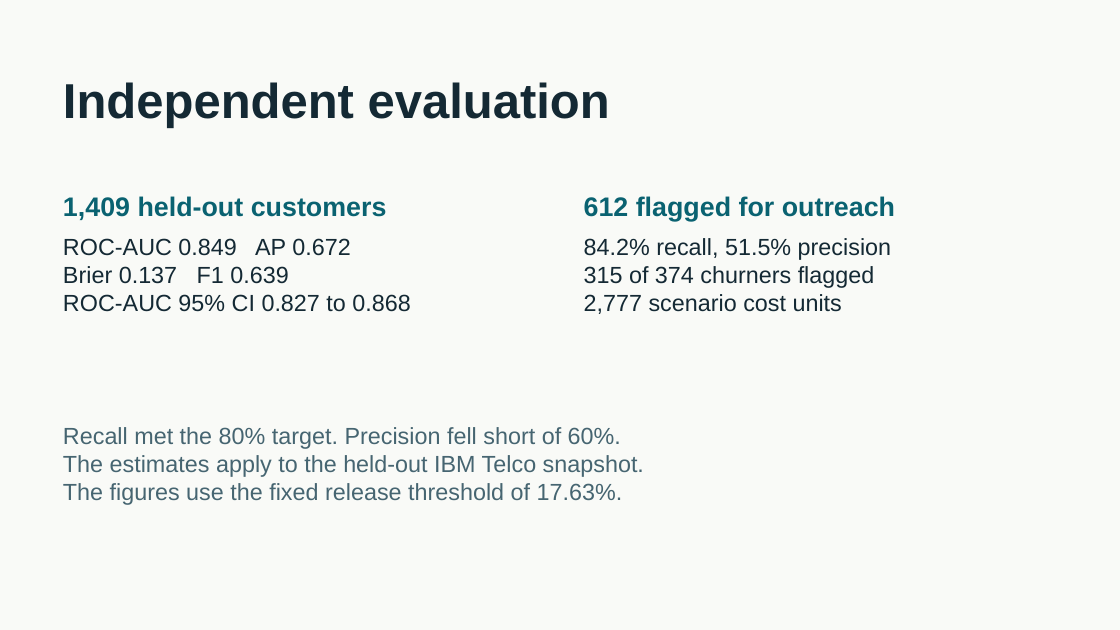
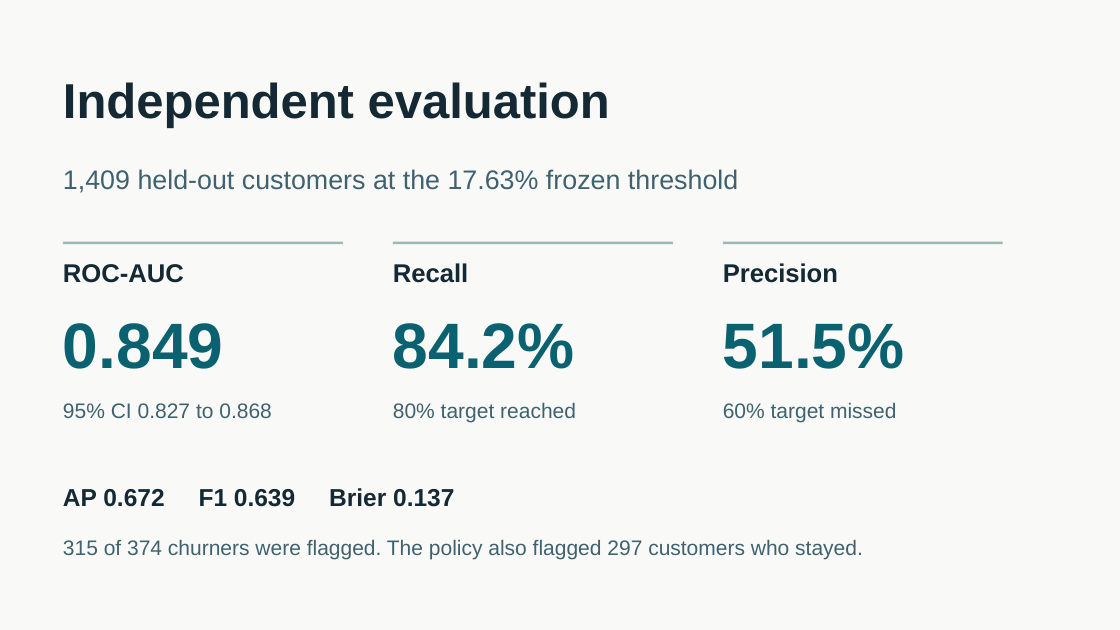
Before and after one commit to feras17009-stack/customer-churn-group-6, a slide deck: slide 6 of reports/churn_project_pitch.pptx. Drawn at 1120x630 pixels with LibreOffice and Linux fonts; fonts in the diff are those of the drawing. Boxes give left, top, right and bottom in pixels: in the first picture for what was removed or moved away, otherwise in the second. Text is boxed around its words. In the diff, an @@ line names an element or a change of style, - is before the commit and + after.

Commit message:
Apply final review to churn report and pitch

```diff
--- a/reports/churn_project_pitch.pptx
+++ b/reports/churn_project_pitch.pptx
@@ text at bbox=[63, 169, 738, 193]: text changed; text colour #0A6271 to #406170; bold off @@
-1,409 held-out customers
+1,409 held-out customers at the 17.63% frozen threshold
@@ text removed at bbox=[584, 196, 895, 221] @@
-612 flagged for outreach
@@ text removed at bbox=[63, 238, 410, 312] @@
-ROC-AUC 0.849 AP 0.672
-Brier 0.137 F1 0.639
-ROC-AUC 95% CI 0.827 to 0.868
@@ text removed at bbox=[584, 238, 891, 314] @@
-84.2% recall, 51.5% precision
-315 of 374 churners flagged
-2,777 scenario cost units
@@ rectangle added at bbox=[63, 242, 343, 245], fill #9AB9B7 @@
@@ text added at bbox=[63, 264, 184, 283], 22 pt, text #142934, bold @@
+ROC-AUC
@@ rectangle added at bbox=[393, 242, 673, 245], fill #9AB9B7 @@
@@ text added at bbox=[393, 263, 468, 283], 22 pt, text #142934, bold @@
+Recall
@@ rectangle added at bbox=[723, 242, 1002, 245], fill #9AB9B7 @@
@@ text added at bbox=[723, 263, 838, 283], 22 pt, text #142934, bold @@
+Precision
@@ text added at bbox=[63, 323, 223, 369], 55 pt, text #0A6271, bold @@
+0.849
@@ text added at bbox=[393, 323, 575, 369], 55 pt, text #0A6271, bold @@
+84.2%
@@ text added at bbox=[723, 323, 905, 369], 55 pt, text #0A6271, bold @@
+51.5%
@@ text added at bbox=[63, 403, 272, 418], 18 pt, text #406170 @@
+95% CI 0.827 to 0.868
@@ text added at bbox=[393, 402, 576, 422], 18 pt, text #406170 @@
+80% target reached
@@ text added at bbox=[723, 402, 896, 422], 18 pt, text #406170 @@
+60% target missed
@@ text removed at bbox=[63, 427, 644, 505] @@
-Recall met the 80% target. Precision fell short of 60%.
-The estimates apply to the held-out IBM Telco snapshot.
-The figures use the fixed release threshold of 17.63%.
@@ text added at bbox=[63, 488, 454, 507], 21 pt, text #142934, bold @@
+AP 0.672 F1 0.639 Brier 0.137
@@ text added at bbox=[63, 539, 863, 560], 18 pt, text #406170 @@
+315 of 374 churners were flagged. The policy also flagged 297 customers who stayed.
```
Also in this commit, not shown: 1 other slide changed, 3 slides added, 3 slides removed, 1 other file.
